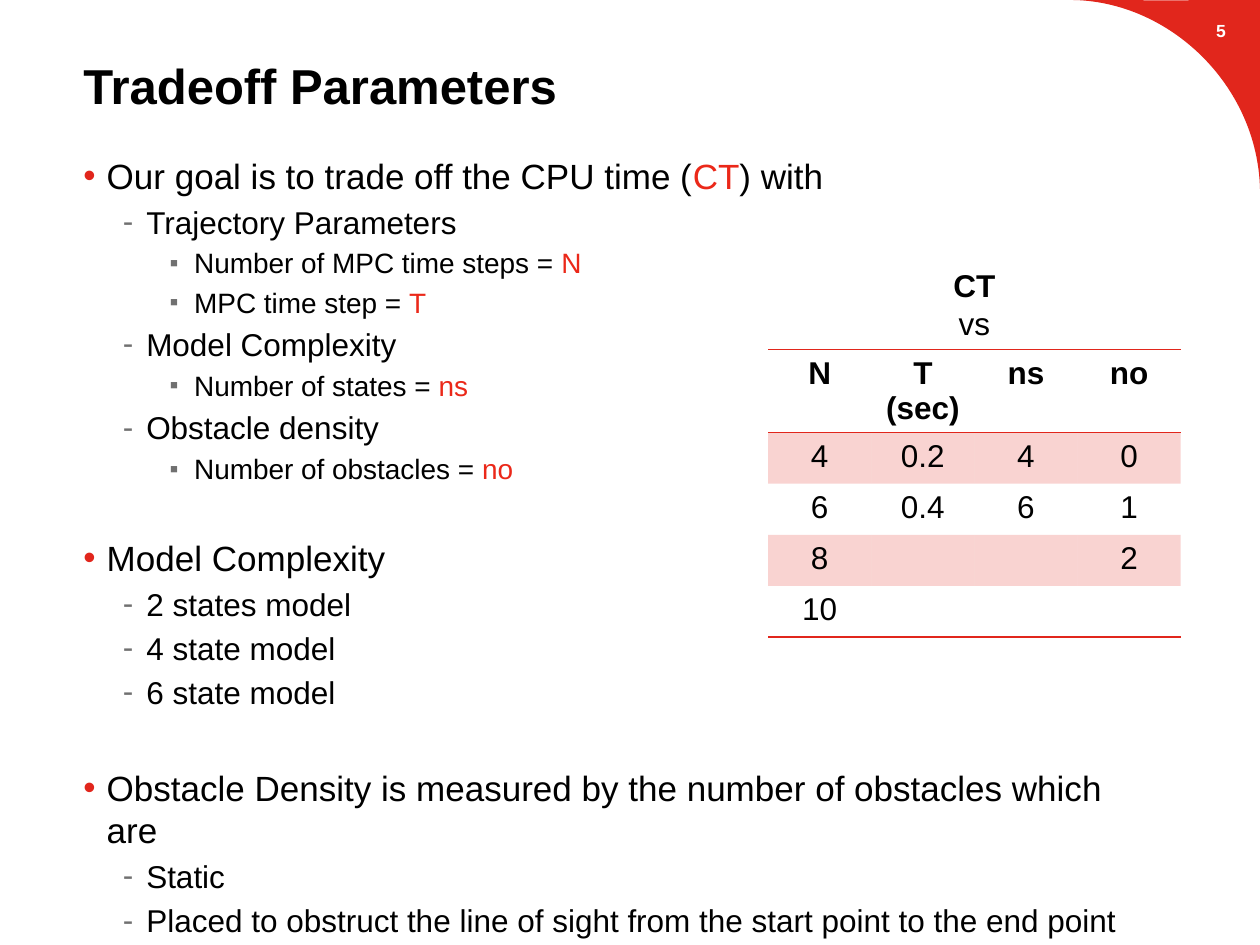
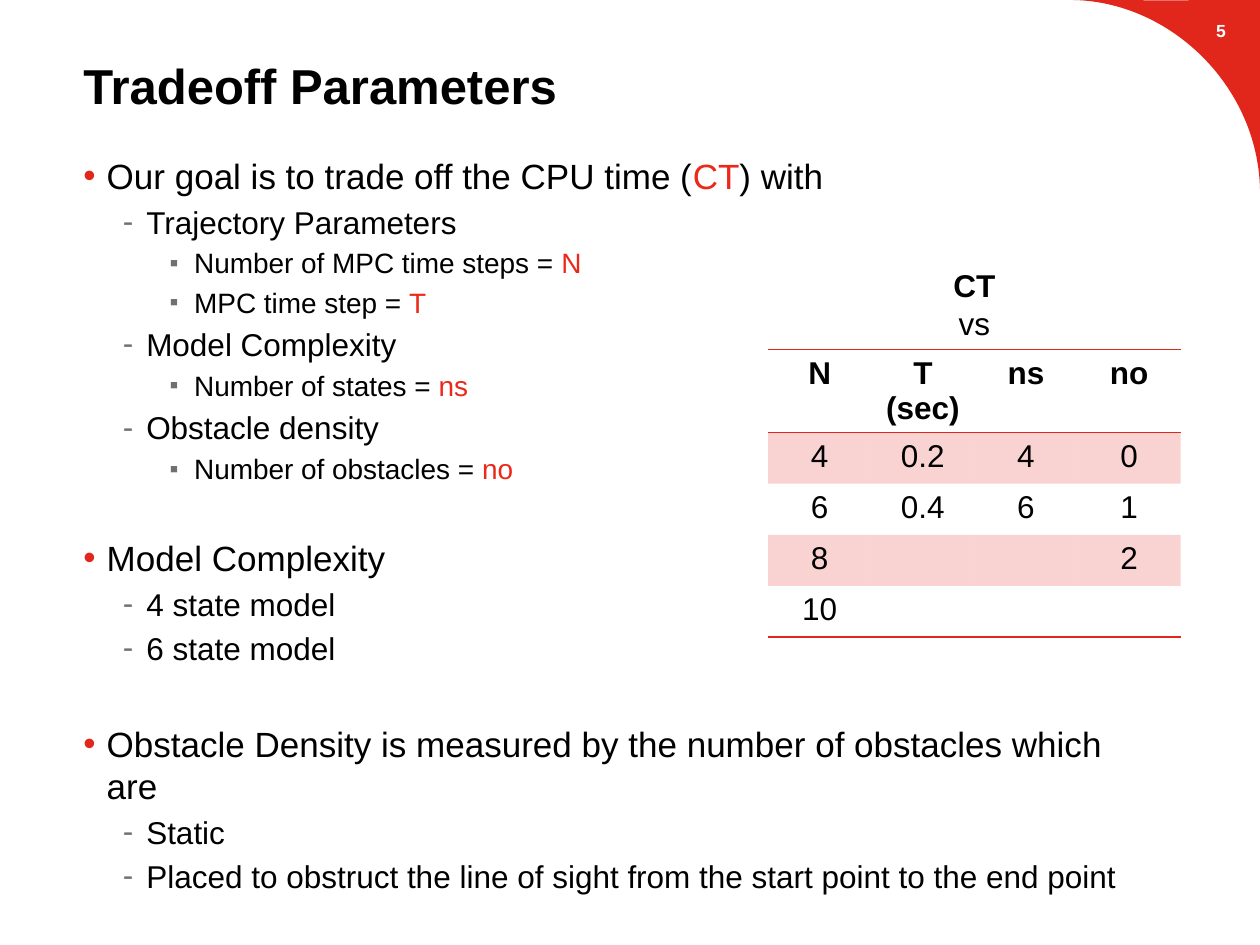
Before and after one commit to suvoganguli/GIG-MPC-Laplacian, a slide deck: slide 6 of 2D Results (03-19-2018).pptx. Drawn at 1260x945 pixels with LibreOffice and Linux fonts; fonts in the diff are those of the drawing; background and template pictures are left out. Boxes give left, top, right and bottom in pixels: in the first picture for what was removed or moved away, otherwise in the second. Text is boxed around its words. In the diff, an @@ line names an element or a change of style, - is before the commit and + after.

```diff
--- a/2D Results (03-19-2018).pptx
+++ b/2D Results (03-19-2018).pptx
@@ text at [146,593,351,617]: paragraph removed @@
-  – 2 states model
```
Also in this commit, not shown: 2 other slides changed, 1 slide added.
